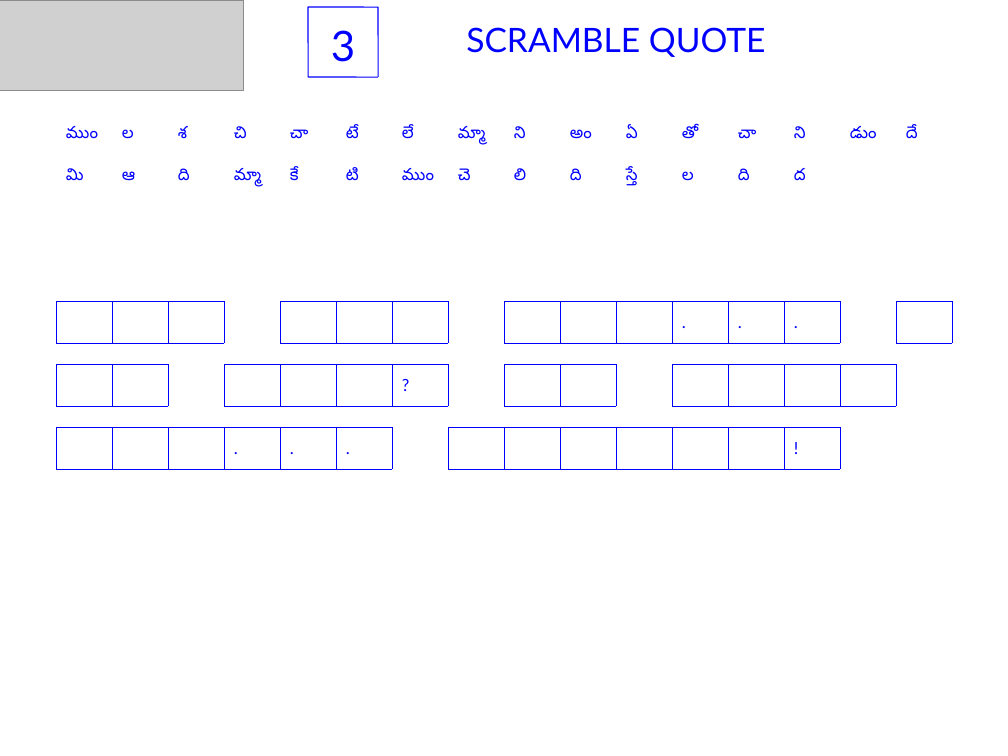
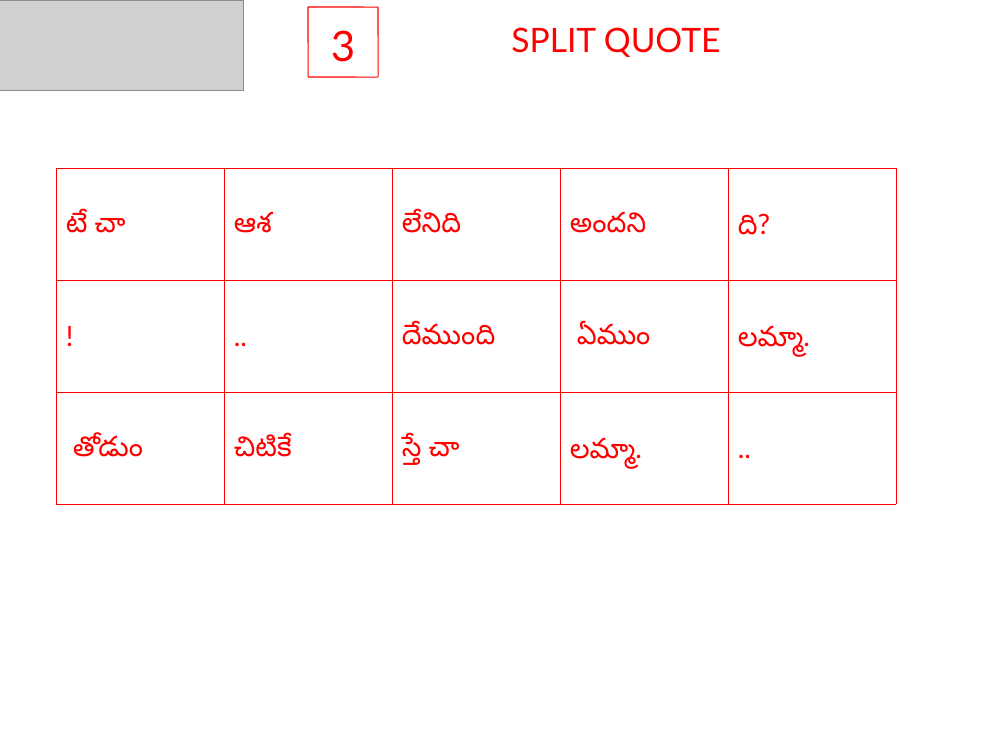
Before and after one commit to sjasthi/auto_quotes_java, a slide deck: slide 3 of Puzzles.ppt. Drawn at 1008x756 pixels with LibreOffice and Linux fonts; fonts in the diff are those of the drawing; grey boxes stand for pictures. Boxes give left, top, right and bottom in pixels: in the first picture for what was removed or moved away, otherwise in the second. Text is boxed around its words. In the diff, an @@ line names an element or a change of style, - is before the commit and + after.

Commit message:
3/30
Update to SplitQuote. Now using chunk size method.

```diff
--- a/Puzzles.ppt
+++ b/Puzzles.ppt
@@ text "3" at (x1=331, y1=30, x2=355, y2=62): text colour #0000FF to #FF0000 @@
@@ line (308, 7) - (378, 7): stroke #0000FF 0.74 pt to #FF0000 0.74 pt @@
@@ line (308, 7) - (308, 77): stroke #0000FF 0.74 pt to #FF0000 0.74 pt @@
@@ line (378, 7) - (378, 77): stroke #0000FF 0.74 pt to #FF0000 0.74 pt @@
@@ text at (x1=511, y1=27, x2=721, y2=57): text changed; text colour #0000FF to #FF0000 @@
-SCRAMBLE QUOTE
+SPLIT QUOTE
@@ line (308, 77) - (378, 77): stroke #0000FF 0.74 pt to #FF0000 0.74 pt @@
@@ table removed at (x1=56, y1=112, x2=960, y2=238), 3 rows, 16 columns @@
-ముం | ల | శ | చి | చా | టే | లే | మ్మా | ని | అం | ఏ | తో | చా | ని | డుం | దే
-మి | ఆ | ది | మ్మా | కే | టి | ముం | చె | లి | ది | స్తే | ల | ది | ద |  | 
- |  |  |  |  |  |  |  |  |  |  |  |  |  |  | 
@@ table added at (x1=56, y1=168, x2=898, y2=504), 3 rows, 5 columns @@
+టే చా | ఆశ | లేనిది | అందని | ది?
+! | .. | దేముంది | ఏముం | లమ్మా.
+తోడుం | చిటికే | స్తే చా | లమ్మా. | ..
@@ table removed at (x1=56, y1=301, x2=960, y2=344), 1 rows, 16 columns @@
- |  |  |  |  |  |  |  |  |  |  | . | . | . |  | 
@@ table removed at (x1=56, y1=364, x2=960, y2=406), 1 rows, 16 columns @@
- |  |  |  |  |  | ? |  |  |  |  |  |  |  |  | 
@@ table removed at (x1=56, y1=427, x2=960, y2=470), 1 rows, 16 columns @@
- |  |  | . | . | . |  |  |  |  |  |  |  | ! |  | 
```
Also in this commit, not shown: 9 other slides changed, 7 other files.
